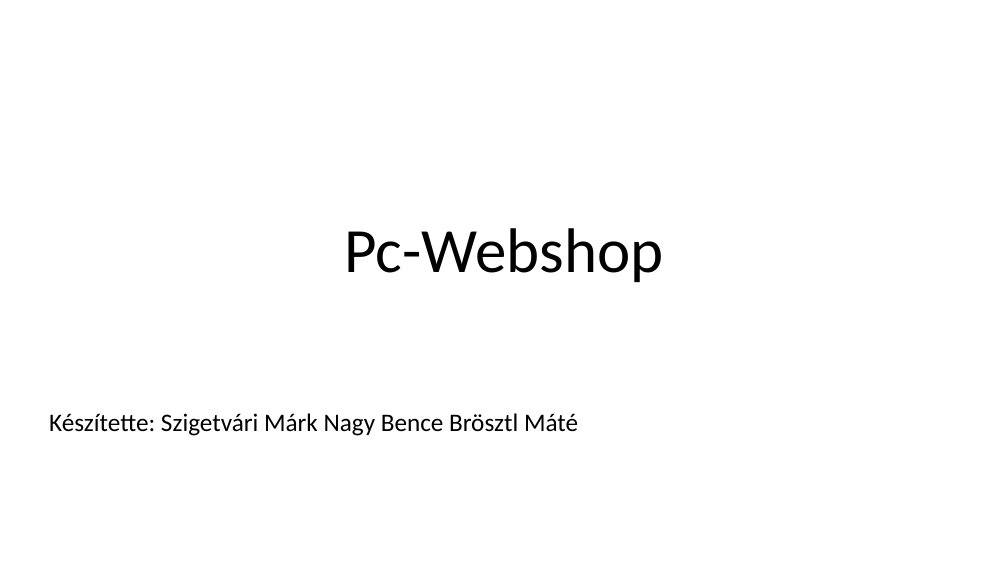
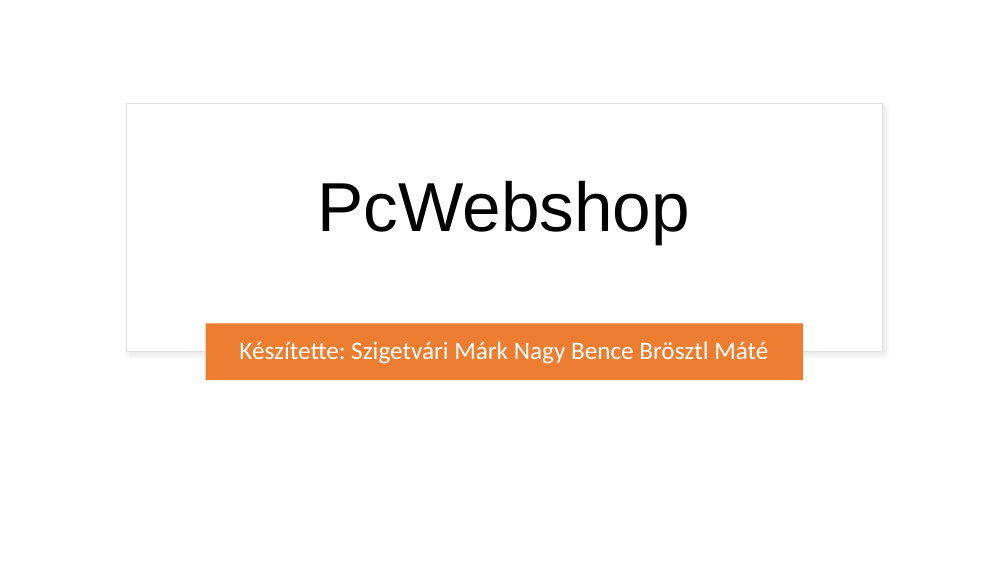
Before and after one commit to SzigetvariMark/pcweb, a slide deck: slide 1 of Bemutato.pptx. Drawn at 1008x567 pixels with LibreOffice and Linux fonts; fonts in the diff are those of the drawing. Boxes give left, top, right and bottom in pixels: in the first picture for what was removed or moved away, otherwise in the second. Text is boxed around its words. In the diff, an @@ line names an element or a change of style, - is before the commit and + after.

Commit message:
Update pptx

```diff
--- a/Bemutato.pptx
+++ b/Bemutato.pptx
@@ rectangle added at (126,103,882,352), fill #FFFFFF, outline #E1E1E1 1 pt @@
@@ title "PcWebshop" at (318,180,690,244): vertical alignment bottom to middle @@
@@ title at (318,180,690,244): text changed; size 60 to 66 pt; font Calibri to Arial @@
-Pc-Webshop
+PcWebshop
@@ rounded rectangle added at (206,324,803,380), fill #ED7D31 @@
@@ subtitle "Készítette: Szigetvári Márk Nagy Bence ...": place and size @@
-subtitle "Készítette: Szigetvári Márk Nagy Bence ..." at (49,413,578,436)
+subtitle "Készítette: Szigetvári Márk Nagy Bence ..." at (239,341,768,364)
@@ subtitle "Készítette: Szigetvári Márk Nagy Bence ..." at (239,341,768,364): text colour #000000 to #FFFFFF; vertical alignment top to middle @@
```
Also in this commit, not shown: 1 other slide changed, 3 slides added, 3 slides removed.
